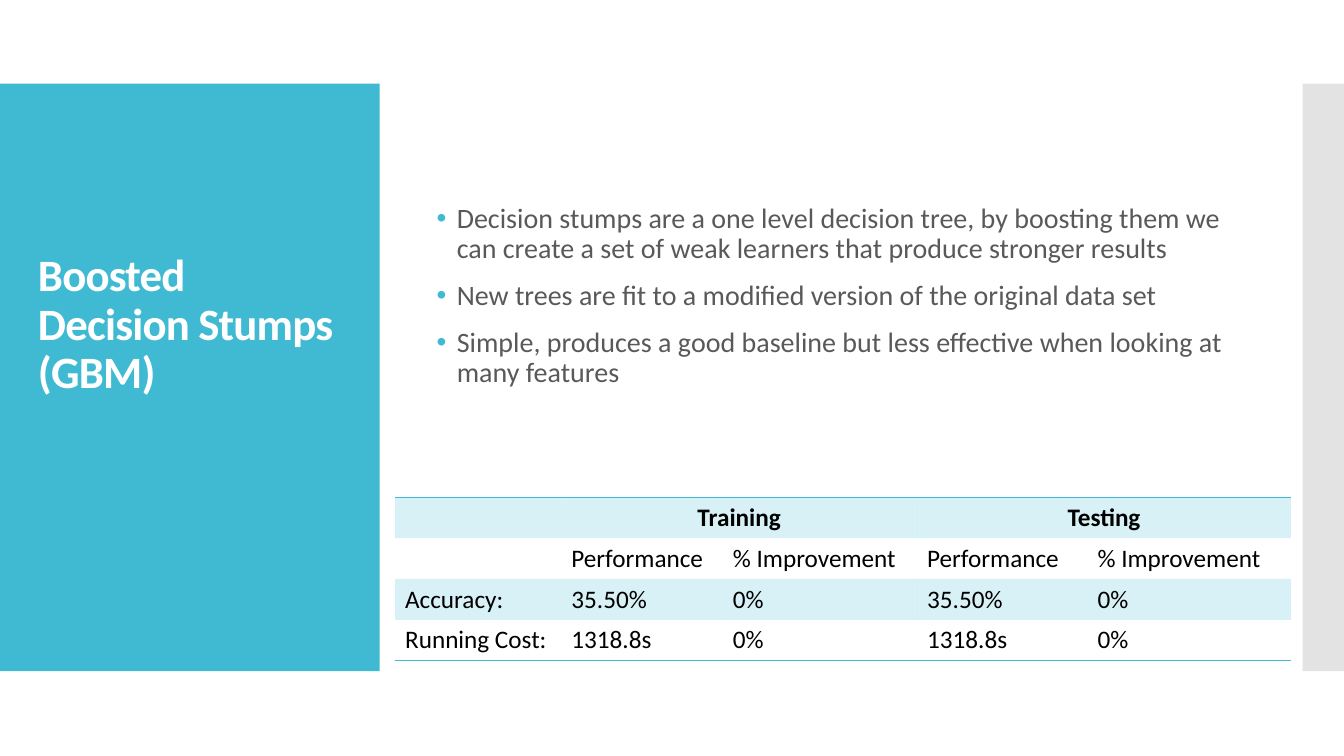
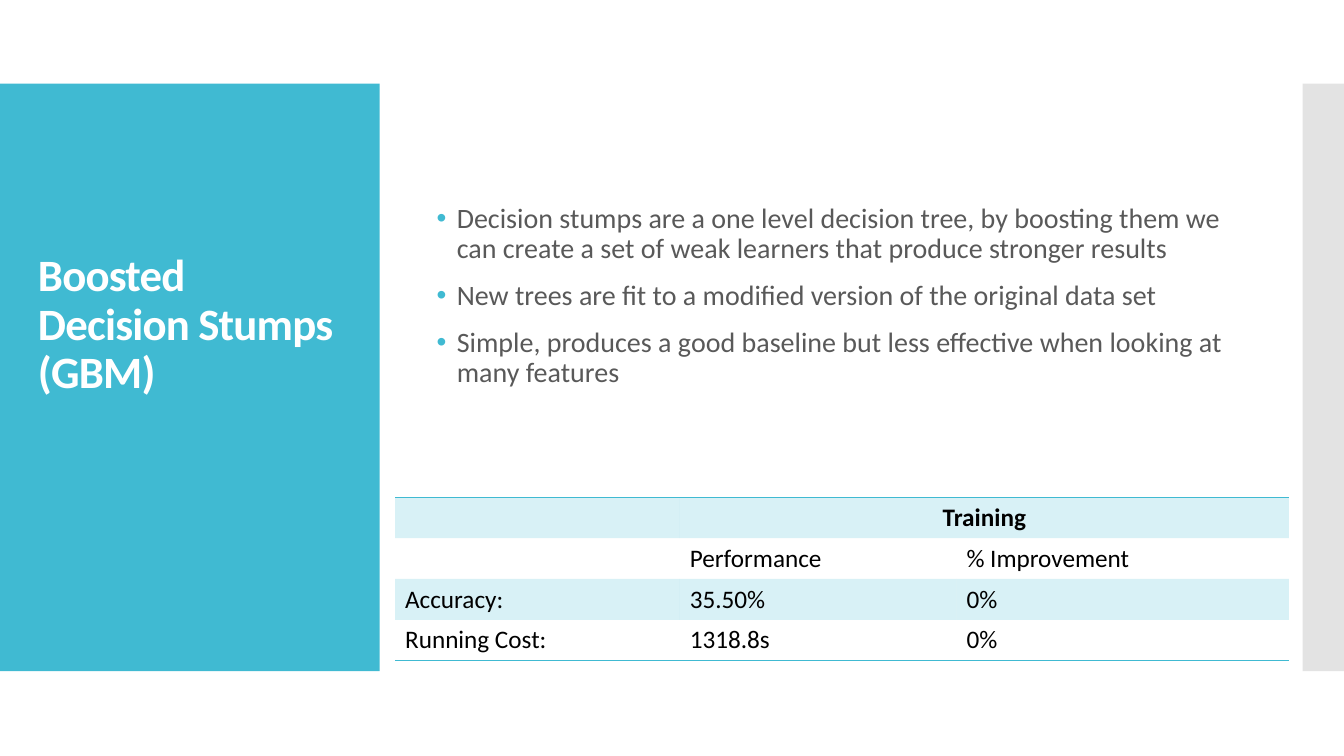
Before and after one commit to TZstatsADS/Fall2019-proj3-sec1-grp7, a slide deck: slide 4 of doc/ADS; Project 3; Predictive Analytics for Facial Emotion Recognition.pptx. Drawn at 1344x756 pixels with LibreOffice and Linux fonts; fonts in the diff are those of the drawing. Boxes give left, top, right and bottom in pixels: in the first picture for what was removed or moved away, otherwise in the second. Text is boxed around its words. In the diff, an @@ line names an element or a change of style, - is before the commit and + after.

```diff
--- a/doc/ADS; Project 3; Predictive Analytics for Facial Emotion Recognition.pptx
+++ b/doc/ADS; Project 3; Predictive Analytics for Facial Emotion Recognition.pptx
@@ table at [395,497,1289,660] @@
-column 4: Testing | Performance | 35.50% | 1318.8s
-column 5:  | % Improvement | 0% | 0%
```
Also in this commit, not shown: 4 other slides changed.
